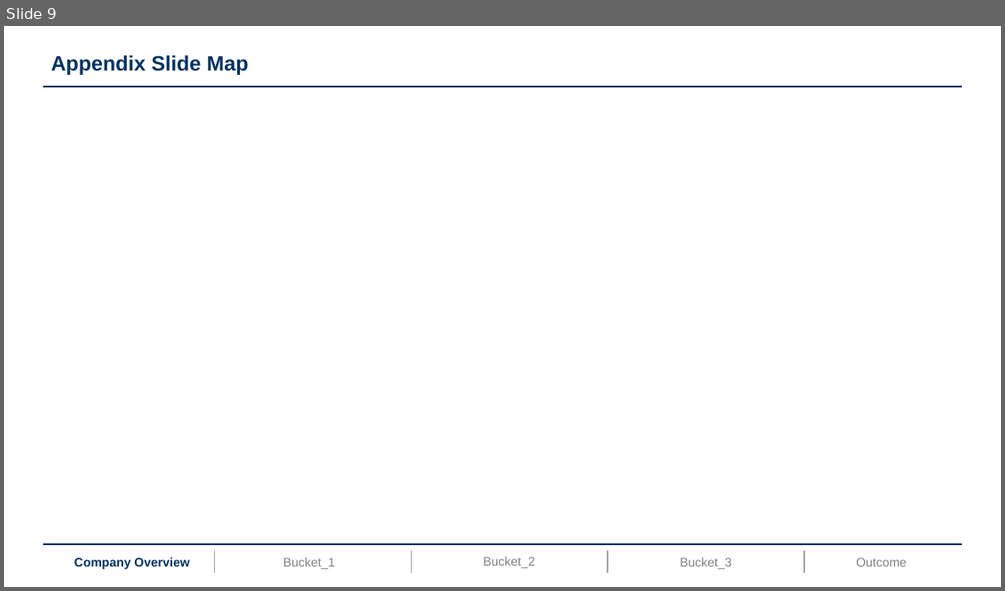
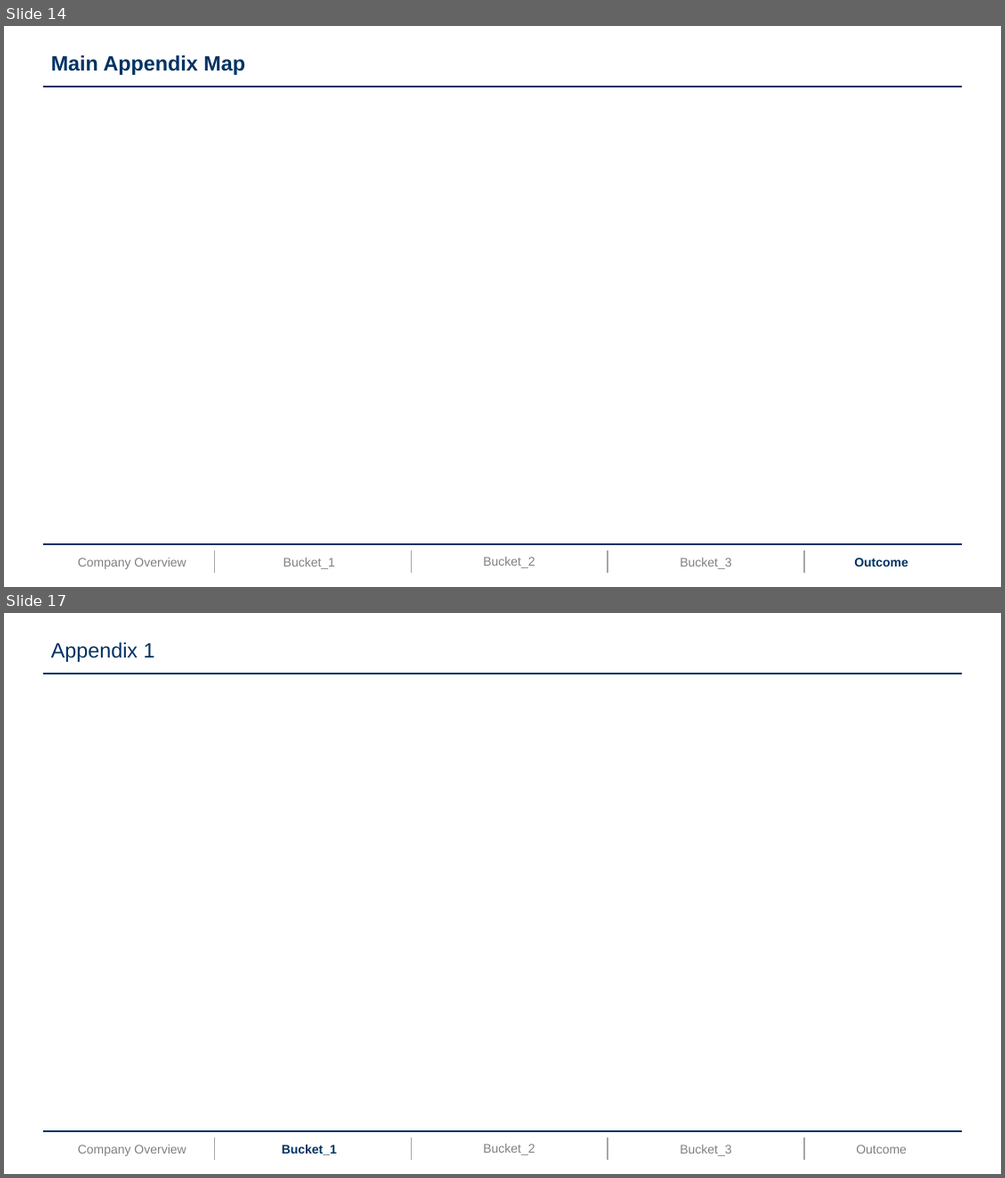
Before and after one commit to lauriercaseteam/lauriercaseteam.github.io, a slide deck: files/base_deck.pptm. Shown one above the other, each under a label of ours: slide 9 before the commit, slides 14 and 17 after it; the slides between them are not shown. The pictures are 1005x591 and 1005x1178 pixels, drawn with LibreOffice and Linux fonts; fonts in the diff are those of the drawing. Boxes give left, top, right and bottom in pixels: in the first picture for what was removed or moved away, otherwise in the second. Text is boxed around its words. In the diff, an @@ line names an element or a change of style, - is before the commit and + after.

```diff
--- a/files/base_deck.pptm
+++ b/files/base_deck.pptm
@@ slide 17 added at <box>4,613,1001,1174</box>, background #FFFFFF; not listed: 9 template elements that a slide beside it also shows @@
@@ title added at <box>51,642,155,662</box>, 20 pt, text #003263 @@
+Appendix 1
@@ text added at <box>282,1144,337,1155</box>, 12 pt, text #003263, bold @@
+Bucket_1
@@ text added at <box>856,1144,906,1153</box>, 12 pt, text #808080 @@
+Outcome
@@ what was slide 9 is now slide 14 @@
@@ slide 14 changed as well @@
@@ title at <box>51,55,245,75</box>: text changed @@
-Appendix Slide Map
+Main Appendix Map
@@ text "Company Overview" at <box>78,557,186,569</box>: text colour #003263 to #808080, bold off @@
@@ text "Outcome" at <box>854,557,908,566</box>: text colour #808080 to #003263, bold on @@
```
Also in this commit, not shown: 1 other slide changed, 22 other slides added, 7 slides removed, 4 other files.
